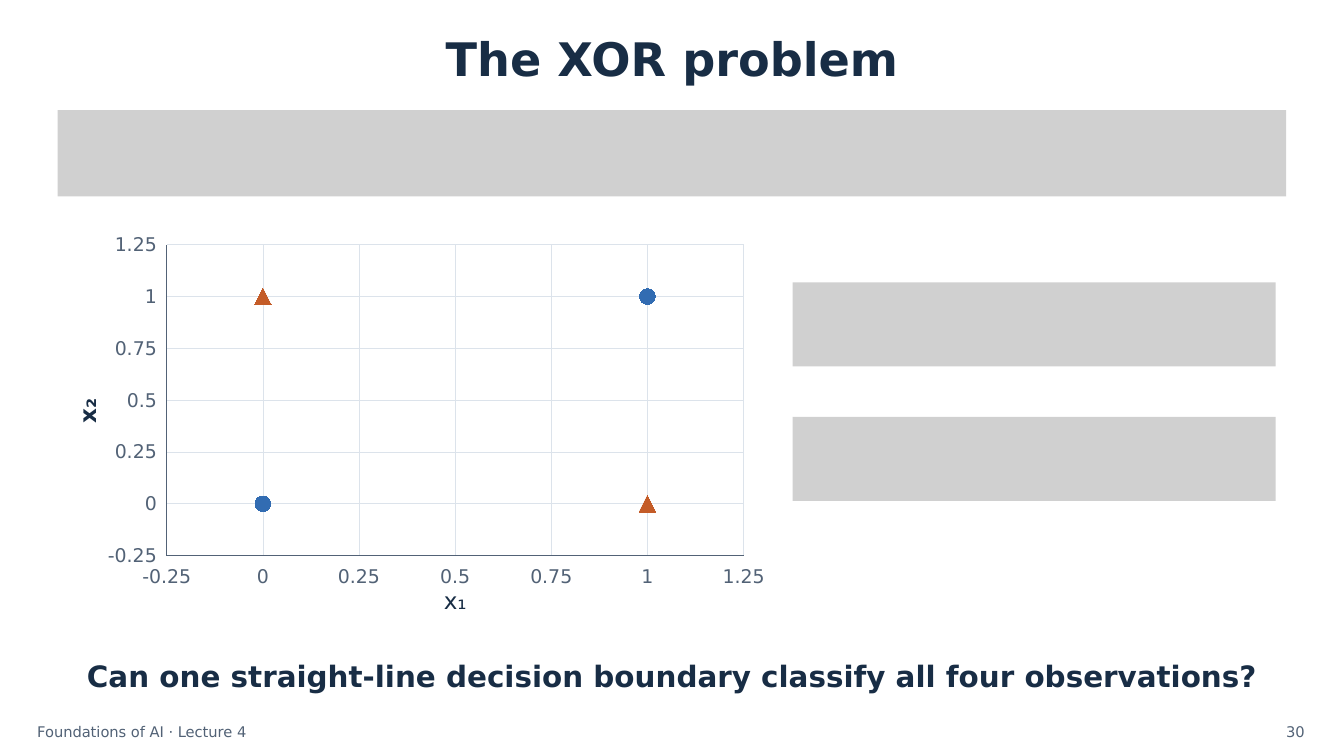
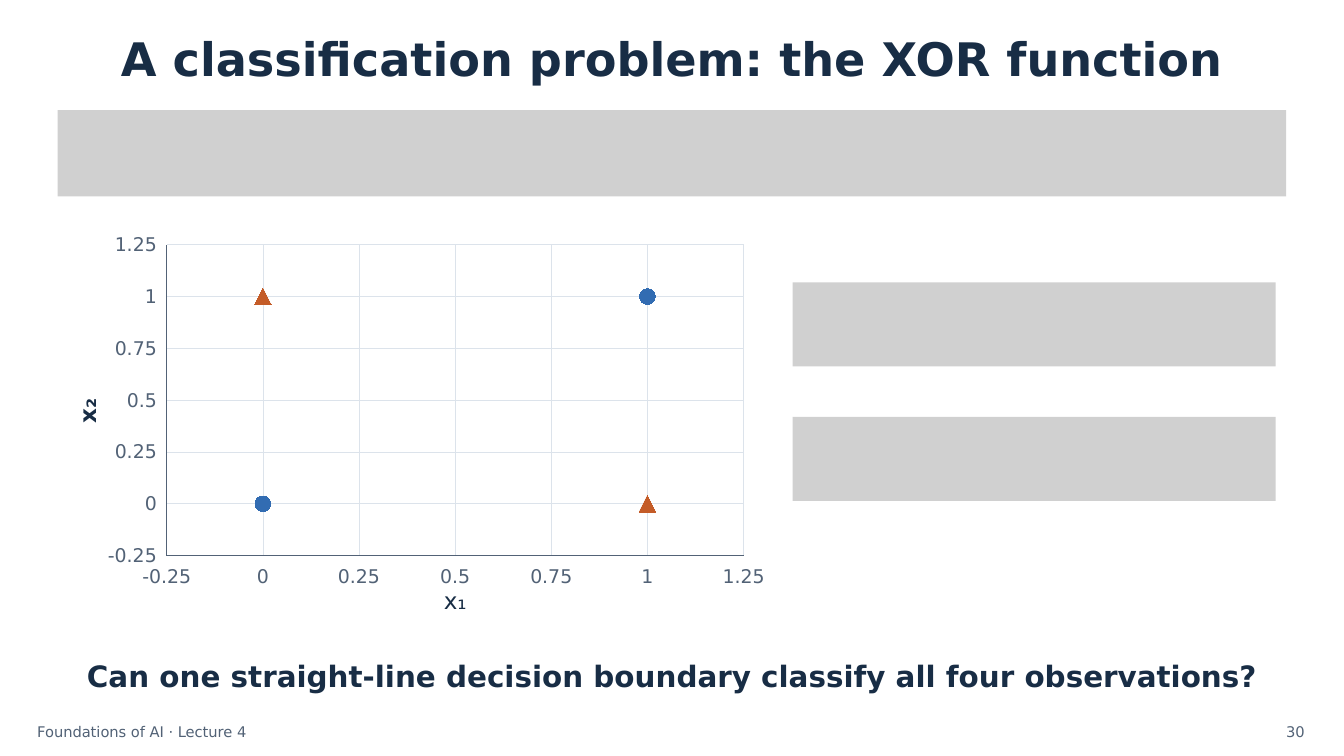
Before and after one commit to semtm0051/2026_27, a slide deck: slide 30 of Week_04/Slides/Week_04 - Slides.pptx. Drawn at 1344x756 pixels with LibreOffice and Linux fonts; fonts in the diff are those of the drawing; grey boxes stand for pictures. Boxes give left, top, right and bottom in pixels: in the first picture for what was removed or moved away, otherwise in the second. Text is boxed around its words. In the diff, an @@ line names an element or a change of style, - is before the commit and + after.

```diff
--- a/Week_04/Slides/Week_04 - Slides.pptx
+++ b/Week_04/Slides/Week_04 - Slides.pptx
@@ text at bbox=[121, 41, 1222, 86]: text changed @@
-The XOR problem
+A classification problem: the XOR function
```
Also in this commit, not shown: 3 other slides changed, 1 other file.
